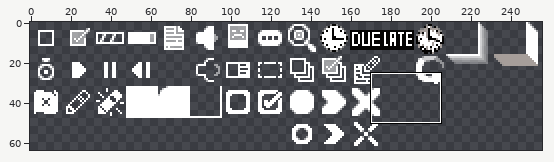
Pixel-art file -- assets/gui_icons.aseprite. The picture above shows the old version from afar; the outline marks the close-up.
Close-up. Before:
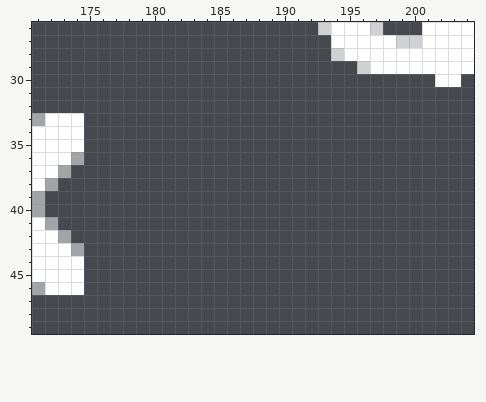
256x64 pixels, 1 frame. Colours within 5 levels of each other are drawn and written as one. Shown: x 171..204, y 26..49.
The same view after the edit:
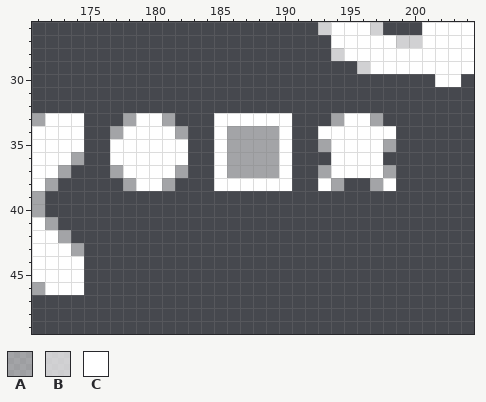
Palette (. is transparent): A #ffffff80  B #ffffffbf  C #ffffff
Difference:
@@ x 171..204 @@
 32 ..................................
-33 ACCC..............................
-34 CCCC..............................
-35 CCCC..............................
-36 CCCA..............................
-37 CCA...............................
-38 CA................................
+33 ACCC...ACCA...CCCCCC...ACCA.......
+34 CCCC..ACCCCA..CAAAAC..CCCCCC......
+35 CCCC..CCCCCC..CAAAAC..ACCCCA......
+36 CCCA..CCCCCC..CAAAAC...CCCC.......
+37 CCA...ACCCCA..CAAAAC..ACCCCA......
+38 CA.....ACCA...CCCCCC..CA..AC......
 39 A.................................
